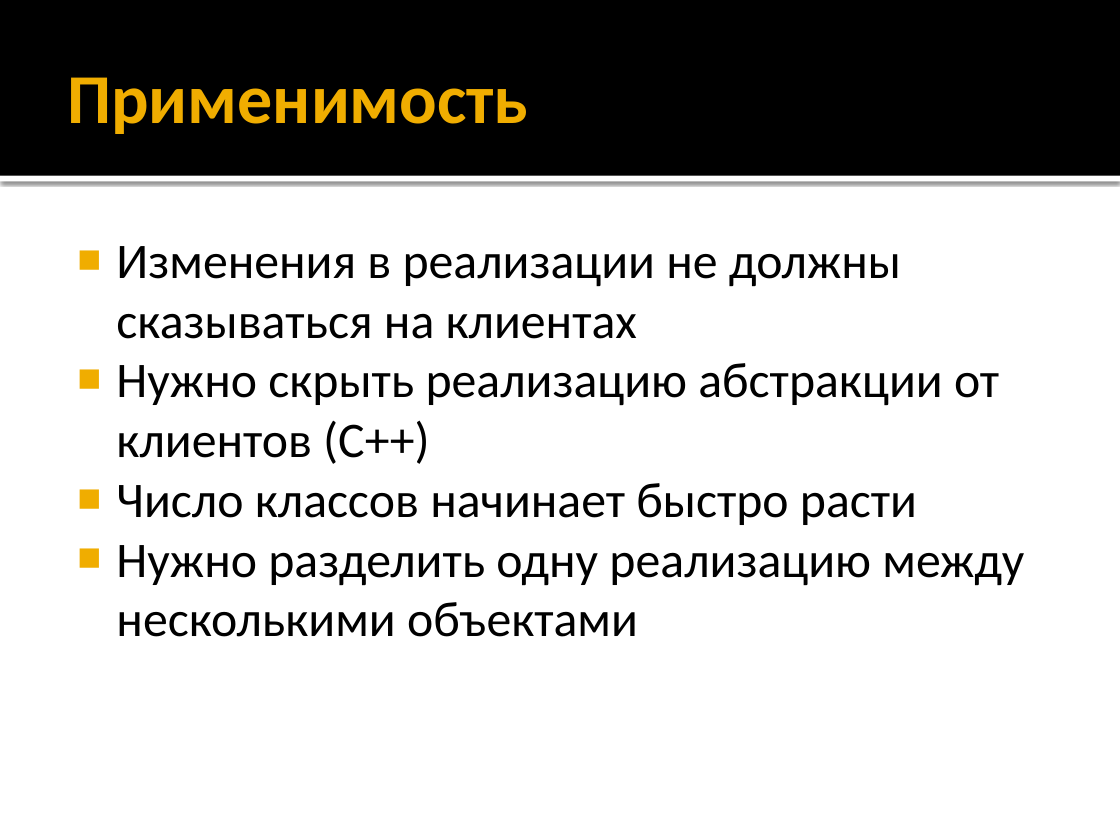
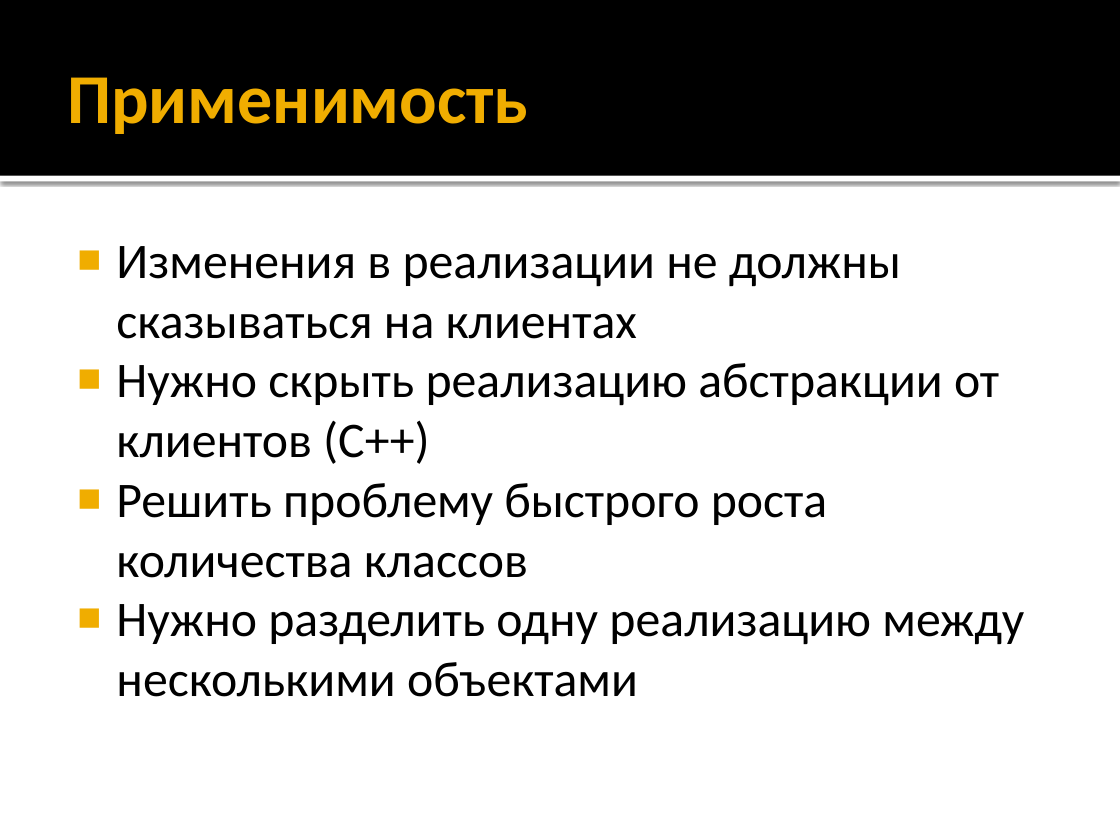
Before and after one commit to alexey-malov/ood, a slide deck: slide 11 of lectures/19.bridge/bridge.pptx. Drawn at 1120x840 pixels with LibreOffice and Linux fonts; fonts in the diff are those of the drawing. Boxes give left, top, right and bottom in pixels: in the first picture for what was removed or moved away, otherwise in the second. Text is boxed around its words. In the diff, an @@ line names an element or a change of style, - is before the commit and + after.

```diff
--- a/lectures/19.bridge/bridge.pptx
+++ b/lectures/19.bridge/bridge.pptx
@@ text at bbox=[116, 483, 827, 578]: text changed @@
-■ Число классов начинает быстро расти
+■ Решить проблему быстрого роста количества классов
```
Also in this commit, not shown: 2 other slides changed, 1 other file.
